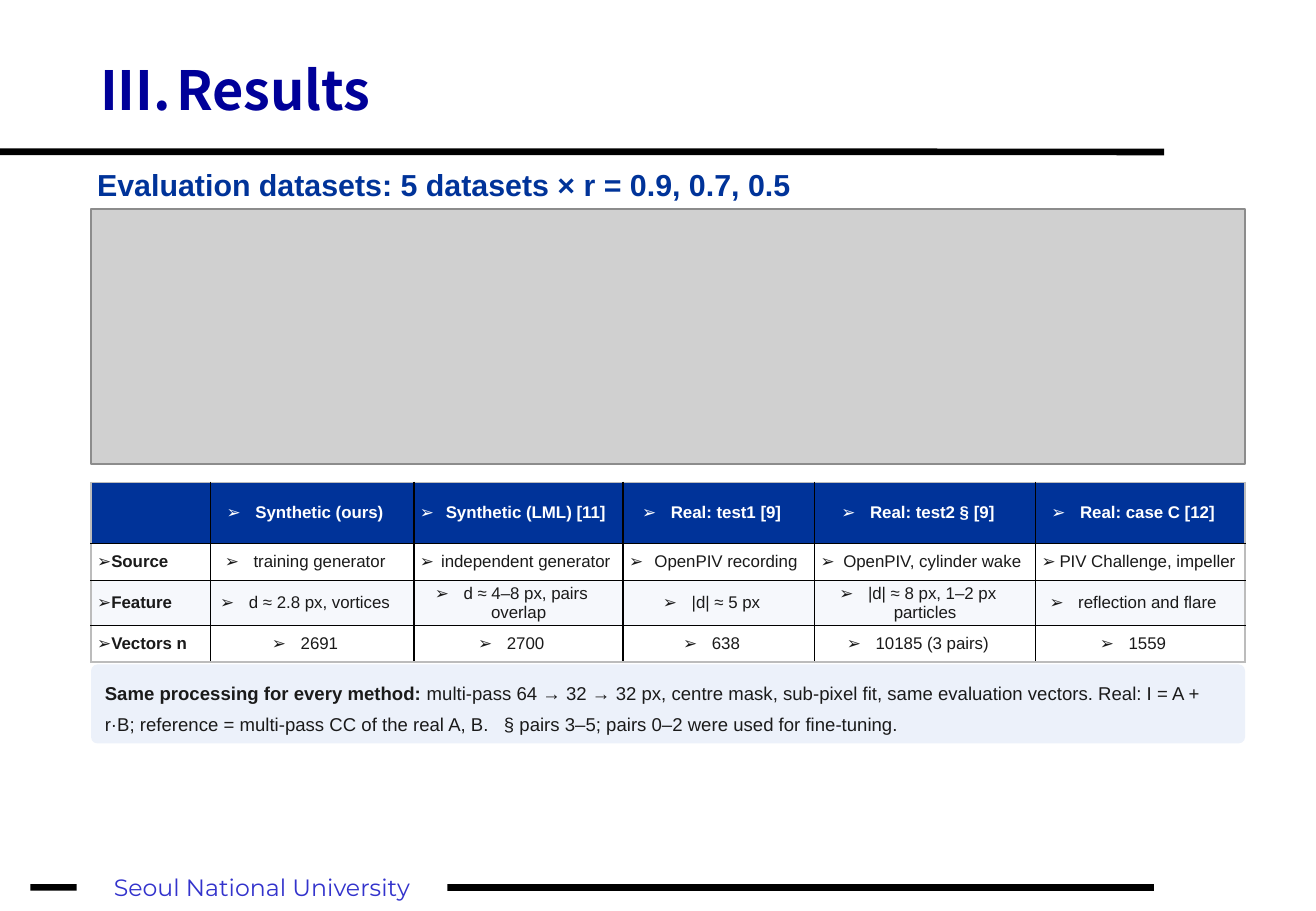
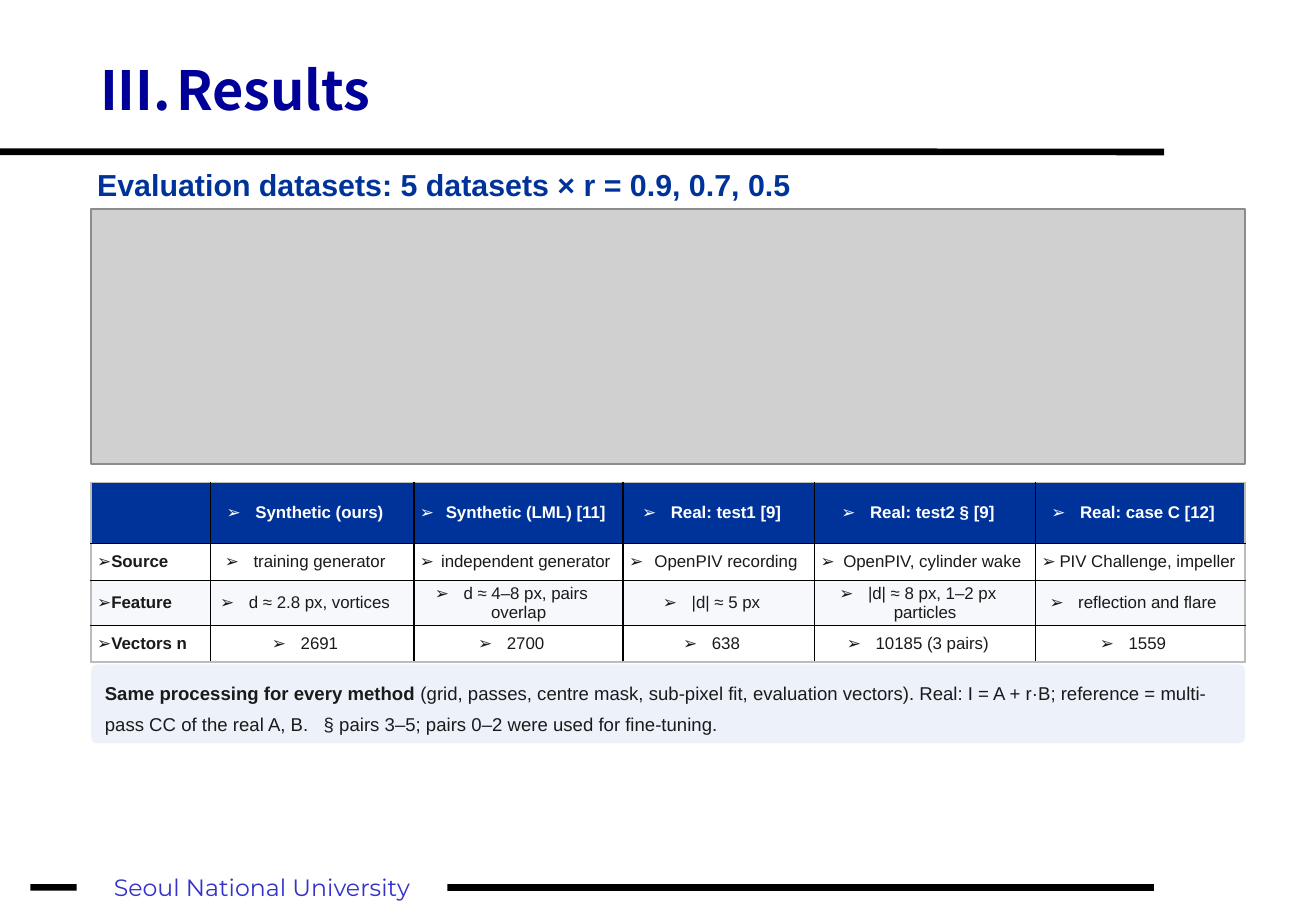
Before and after one commit to fosherrat/piv_termproject, a slide deck: slide 12 of presentation/PIV_term_project.pptx. Drawn at 1316x911 pixels with LibreOffice and Linux fonts; fonts in the diff are those of the drawing; grey boxes stand for pictures. Boxes give left, top, right and bottom in pixels: in the first picture for what was removed or moved away, otherwise in the second. Text is boxed around its words. In the diff, an @@ line names an element or a change of style, - is before the commit and + after.

```diff
--- a/presentation/PIV_term_project.pptx
+++ b/presentation/PIV_term_project.pptx
@@ text in rounded rectangle at box(105, 686, 1206, 735): text changed @@
-Same processing for every method: multi-pass 64 → 32 → 32 px, centre mask, sub-pixel fit, same evaluation vectors. Real: I = A + r·B; reference = multi-pass CC of the real A, B. § pairs 3–5; pairs 0–2 were used for fine-tuning.
+Same processing for every method (grid, passes, centre mask, sub-pixel fit, evaluation vectors). Real: I = A + r·B; reference = multi-pass CC of the real A, B. § pairs 3–5; pairs 0–2 were used for fine-tuning.
```
Also in this commit, not shown: 10 other slides changed, 5 slides added, 2 slides removed, 8 other files.
